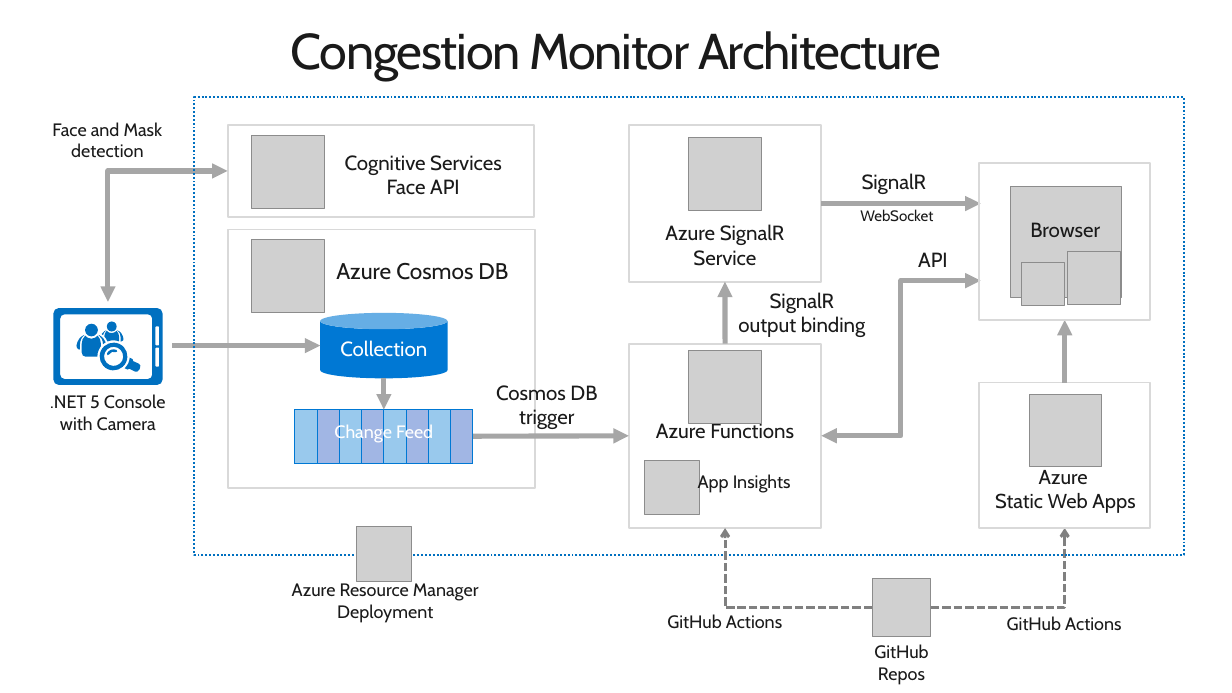
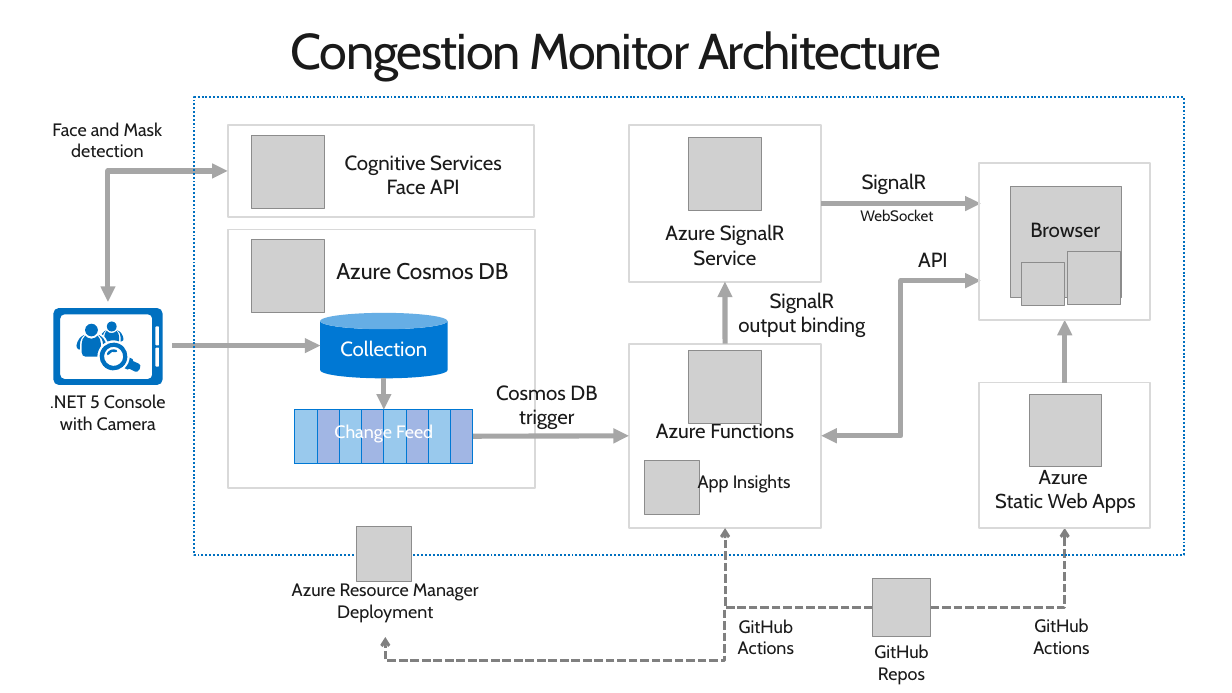
Before and after one commit to chack411/CongestionMonitor, a slide deck: slide 1 of Documentation/Images/cm_architecture.pptx. Drawn at 1232x693 pixels with LibreOffice and Linux fonts; fonts in the diff are those of the drawing; grey boxes stand for pictures; background and template pictures are left out. Boxes give left, top, right and bottom in pixels: in the first picture for what was removed or moved away, otherwise in the second. Text is boxed around its words. In the diff, an @@ line names an element or a change of style, - is before the commit and + after.

Commit message:
Update architecture fig

```diff
--- a/Documentation/Images/cm_architecture.pptx
+++ b/Documentation/Images/cm_architecture.pptx
@@ elbow arrow added from (872, 608) to (385, 637), #808080 2.25 pt dashed @@
@@ text at <box>738,619,794,655</box>: text changed @@
-GitHub Actions
+GitHub
+Actions
@@ text at <box>1033,618,1089,654</box>: text changed @@
-GitHub Actions
+GitHub
+Actions
```
Also in this commit, not shown: 1 other file.
